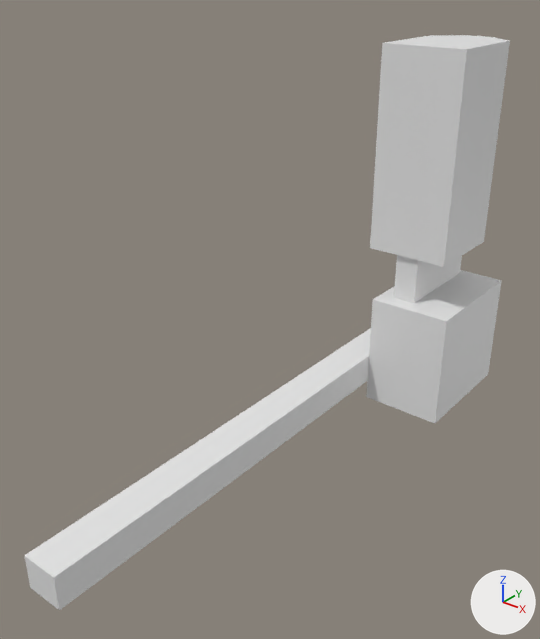
A saved change to the glTF model app/public/models/GeneratorCoal.glb.
Before and after are seen from a 50 mm lens placed at (2145.0, -4877.0, 1682.0), pointed at (-151.0, -2007.0, -97.0). The lights are fixed; the arrows at lower right show +X, +Y and +Z. Vertices at the same position are counted once.

In view in the first picture: 'GeneratorCoal'.
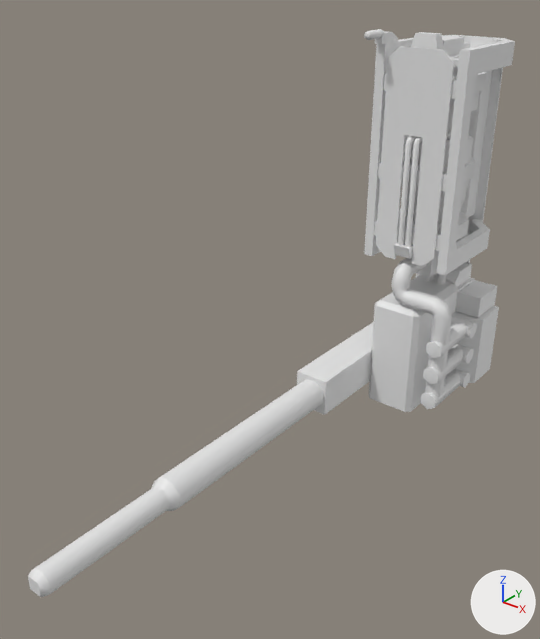
Commit message: Add new generator models

Scene script edits in JSON lines:
```json
{"block": "me_cube_020", "where": "# used by ob_generatorcoal; location = (0.0, 0.0, 0.0)"}
{"op": "remove", "block": "me_cube_020", "code": "me_cube_020.from_pydata(...)  # 44 vertices, 62 faces; spans x -391.0..371.0, y -3523.0..-37.0, z -1208.0..1222.0"}
{"op": "add", "block": "me_cube_020", "code": "me_cube_020.from_pydata(...)  # 982 vertices, 1758 faces; spans x -401.0..395.0, y -3561.0..-37.0, z -1208.0..1301.0"}
{"block": "me_cube_020", "change": "me_cube_020 part 1: the loose piece of 12 vertices spanning x -270.0..270.0, y -797.0..-45.0, z -64.0..1222.0 is rebuilt with 171 vertices and now spans x -233.0..233.0, y -813.0..-244.0, z -245.0..1055.0"}
{"block": "me_cube_020", "change": "me_cube_020 part 2: the loose piece of 8 vertices spanning x -170.0..371.0, y -887.0..-37.0, z -1139.0..-377.0 is rebuilt with 18 vertices and now spans x -171.0..171.0, y -887.0..-37.0, z -1139.0..-380.0"}
{"block": "me_cube_020", "change": "me_cube_020 part 3: the loose piece of 8 vertices spanning x -391.0..-170.0, y -3523.0..-230.0, z -1006.0..-806.0 is rebuilt with 36 vertices and now spans x -379.0..-188.0, y -3561.0..-1407.0, z -997.0..-806.0"}
{"block": "me_cube_020", "change": "me_cube_020 part 4: 12 vertices removed from x -101.0..99.0, y -771.0..-62.0, z -1139.0..-64.0; 753 vertices added at x -401.0..395.0, y -1407.0..-37.0, z -1139.0..1301.0"}
{"block": "me_cube_020", "change": "me_cube_020 part 5: the surface is now shaded smooth"}
```

Where the change shows, as pixel boxes (x1, y1, x2, y2) in the pictures (540 x 639 px):
```json
{"object": "GeneratorCoal", "change": "reshaped", "before": [24, 35, 510, 610], "after": [28, 29, 515, 597]}
{"part": 1, "of": "me_cube_020", "change": "rebuilt", "before": [370, 35, 510, 267], "after": [374, 66, 487, 277], "on screen": "19% narrower, 9% shorter"}
{"part": 2, "of": "me_cube_020", "change": "rebuilt", "before": [366, 270, 502, 423], "after": [369, 275, 475, 412], "on screen": "22% narrower, 10% shorter"}
{"part": 3, "of": "me_cube_020", "change": "rebuilt", "before": [24, 328, 371, 610], "after": [28, 379, 323, 597]}
{"part": 4, "of": "me_cube_020", "change": "built on", "before": [394, 255, 462, 303], "after": [297, 29, 515, 415]}
```
